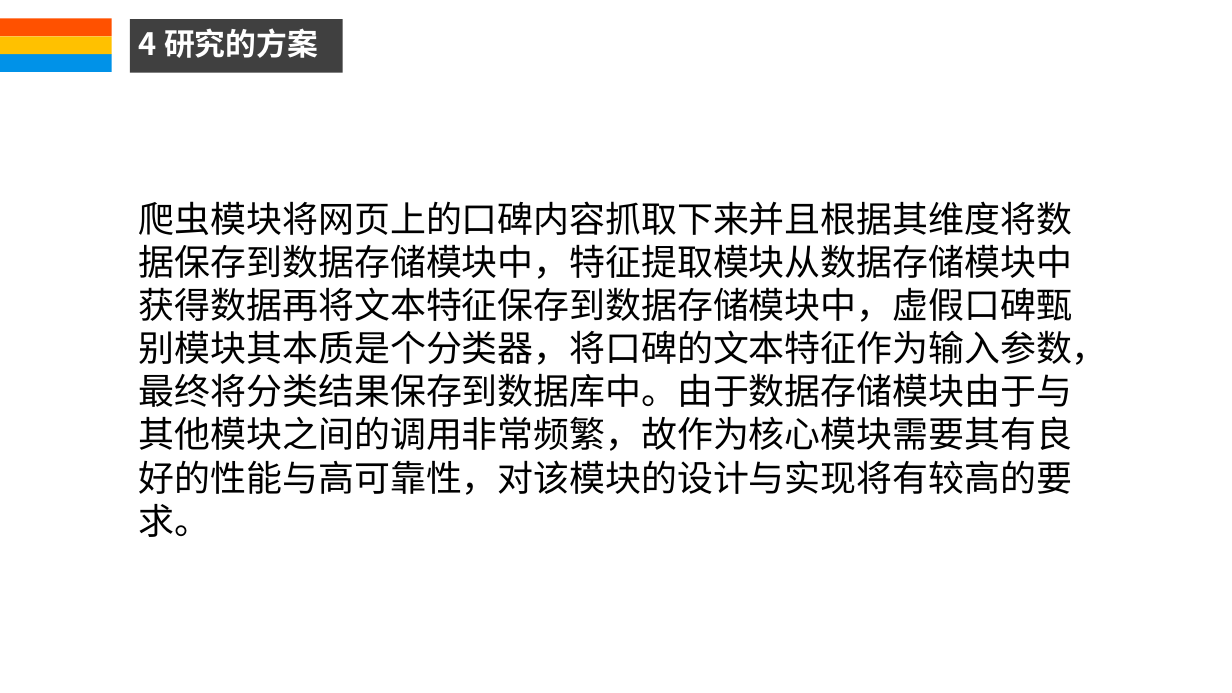
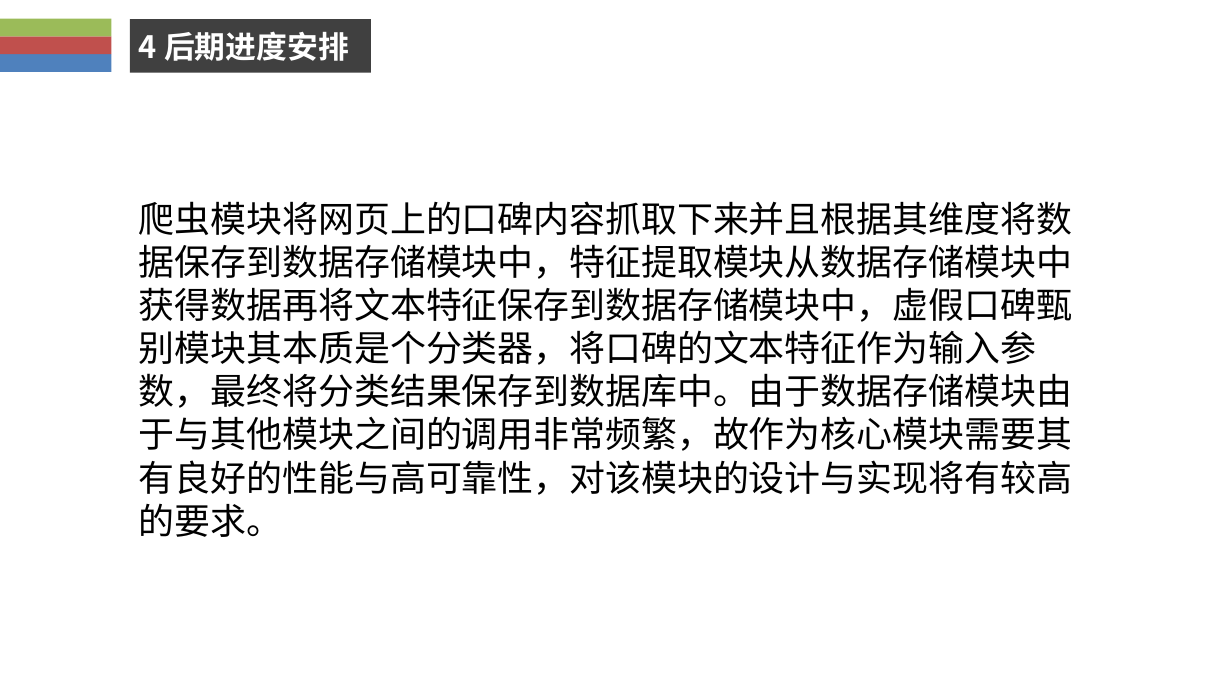
Before and after one commit to weiazm/GraduateProject, a slide deck: slide 18 of words/开题答辩.pptx (slide 14 before the commit). Drawn at 1232x693 pixels with LibreOffice and Linux fonts; fonts in the diff are those of the drawing; background and template pictures are left out. Boxes give left, top, right and bottom in pixels: in the first picture for what was removed or moved away, otherwise in the second. Text is boxed around its words. In the diff, an @@ line names an element or a change of style, - is before the commit and + after.

```diff
--- a/words/开题答辩.pptx
+++ b/words/开题答辩.pptx
@@ rectangle at <box>0,18,112,36</box>: fill #FF5100 to #9BBB59 @@
@@ text removed at <box>130,19,343,73</box> @@
-4 研究的方案
@@ rectangle added at <box>130,19,372,73</box>, fill #404040, 24 pt, text #FFFFFF, bold @@
+4 后期进度安排
@@ rectangle at <box>0,55,112,72</box>: fill #0092E8 to #4F81BD @@
@@ rectangle at <box>0,37,112,55</box>: fill #FFC100 to #C0504D @@
@@ text "爬虫模块将网页上的口碑内容抓取下来并且根据其维度将数据保存到数据存储模块中，特征提取模块从数据存储模块中获得数据再将文本 ..." rewrapped from <box>139,201,1108,537</box> to <box>139,201,1072,537</box> @@
```
Also in this commit, not shown: 10 other slides changed, 12 slides added, 10 slides removed, 5 other files.
